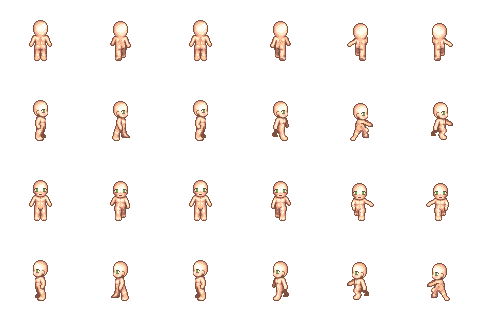
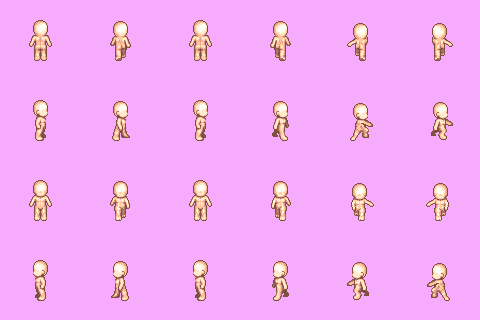
Revision of a layered 480×320 image; what changed, layer by layer:
renamed "facial-hair" to "whiskers", hid the group it (2 layers) over [31, 59, 480, 286]
hid "face3" over [34, 109, 447, 279]
showed "green" over [0, 0, 480, 320]
